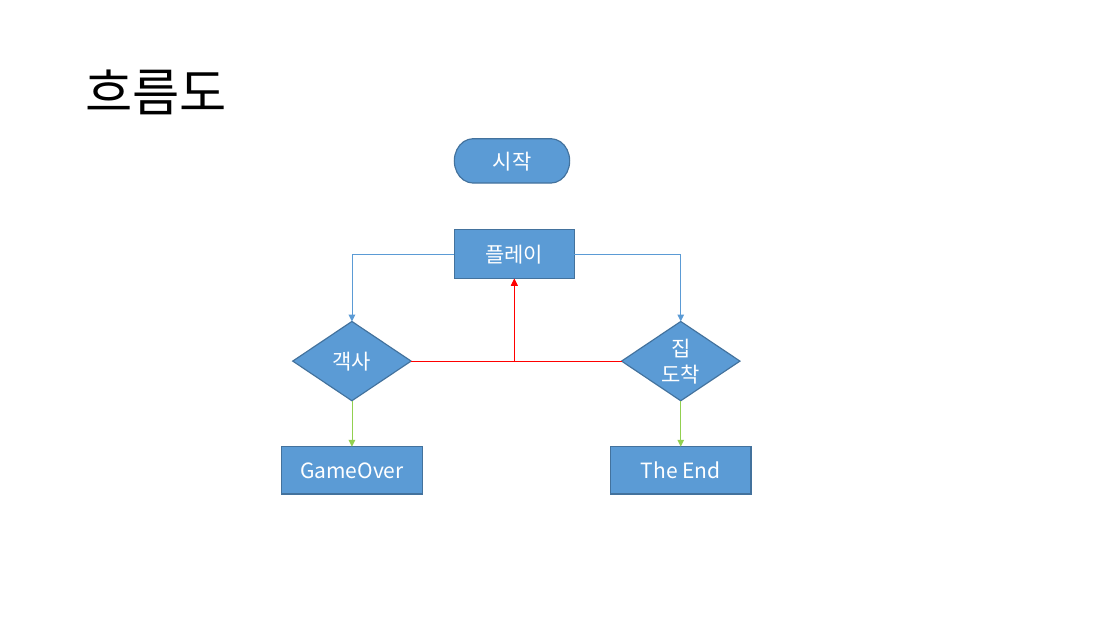
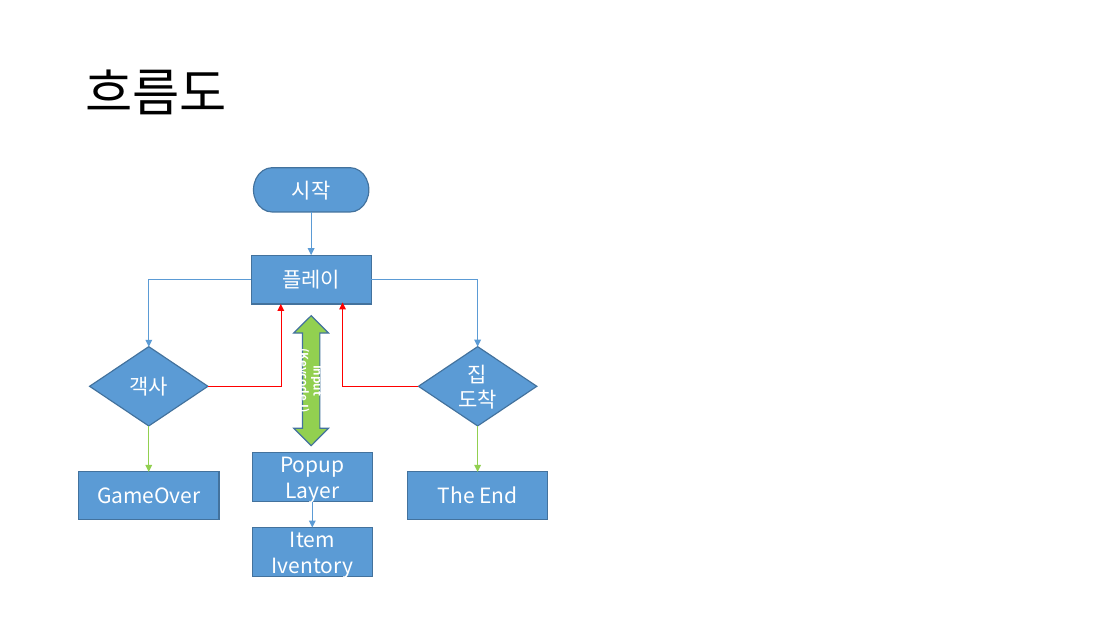
Before and after one commit to ShadowKingdoms/2021.G.D.T.C.-Programing-Designer-, a slide deck: slide 4 of GameUIUXPrograming/Document/여우의 모험.pptx. Drawn at 1120x630 pixels with LibreOffice and Linux fonts; fonts in the diff are those of the drawing. Boxes give left, top, right and bottom in pixels: in the first picture for what was removed or moved away, otherwise in the second. Text is boxed around its words. In the diff, an @@ line names an element or a change of style, - is before the commit and + after.

```diff
--- a/GameUIUXPrograming/Document/여우의 모험.pptx
+++ b/GameUIUXPrograming/Document/여우의 모험.pptx
@@ pill shape "시작": place and size @@
-pill shape "시작" at (455, 139, 570, 183)
+pill shape "시작" at (254, 168, 369, 213)
@@ arrow added from (311, 212) to (311, 255), #5B9BD5 0.5 pt @@
@@ 3 rectangles, 2 arrows, 2 elbow arrows, 1 diamond: place and size @@
-3 rectangles, 2 arrows, 2 elbow arrows, 1 diamond at (281, 230, 751, 494)
+3 rectangles, 2 arrows, 2 elbow arrows, 1 diamond at (78, 255, 548, 519)
@@ elbow arrow moved from (411, 361) - (514, 279) to (208, 386) - (281, 304) @@
@@ left right arrow added at (294, 315, 329, 445), fill #92D050, outline #43739E 1 pt, 10 pt, text #FFFFFF, bold @@
+Input (Keycode.I)
@@ elbow arrow moved from (622, 361) - (514, 279) to (418, 386) - (343, 302) @@
@@ diamond "객사": place and size @@
-diamond "객사" at (292, 322, 411, 401)
+diamond "객사" at (90, 347, 208, 426)
@@ rectangle added at (252, 453, 372, 502), fill #5B9BD5, outline #43739E 1 pt, 18 pt, text #FFFFFF @@
+Popup
+Layer
@@ arrow added from (313, 502) to (313, 528), #5B9BD5 0.5 pt @@
@@ rectangle added at (252, 528, 372, 576), fill #5B9BD5, outline #43739E 1 pt, 18 pt, text #FFFFFF @@
+Item
+Iventory
```
Also in this commit, not shown: 7 other slides changed, 36 other files.
